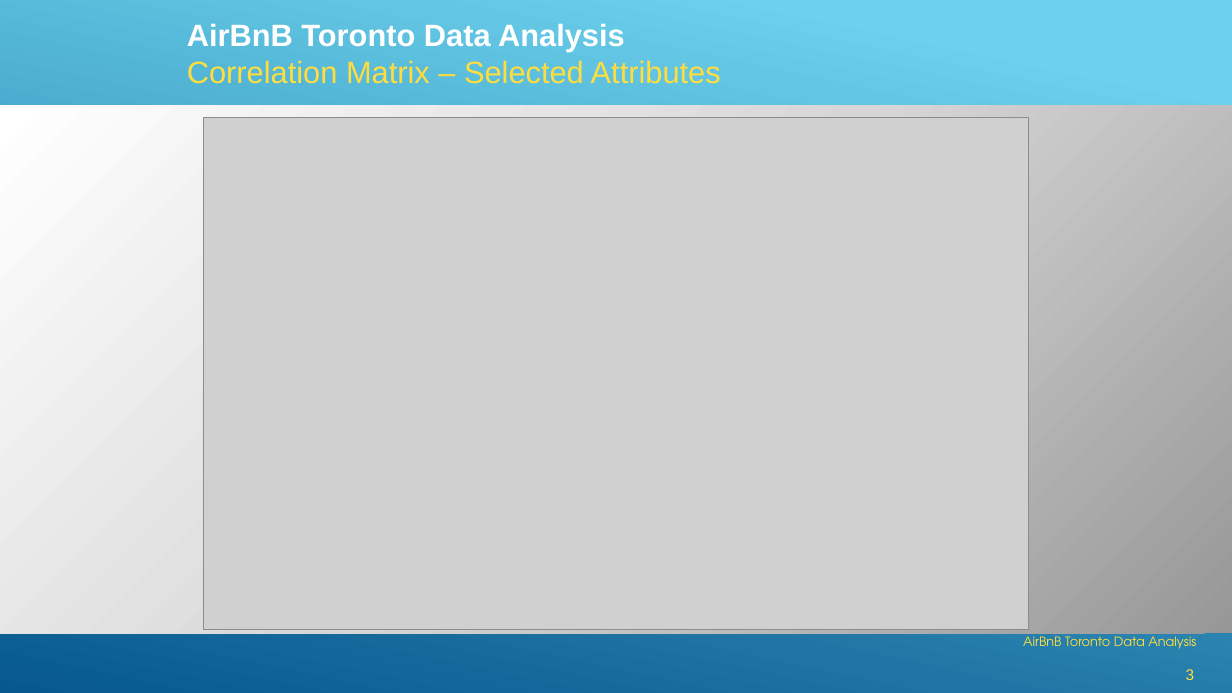
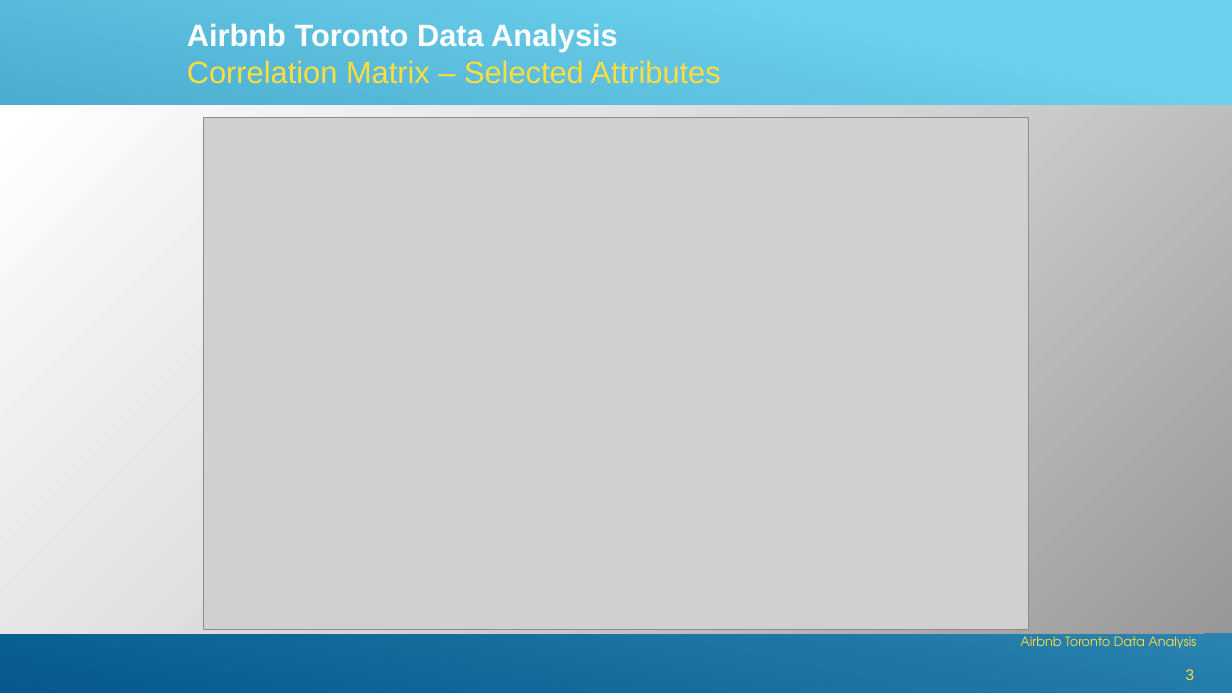
Before and after one commit to GSRichie/Final-Project-, a slide deck: slide 3 of AirBnB Toronto Data Analysis.pptx. Drawn at 1232x693 pixels with LibreOffice and Linux fonts; fonts in the diff are those of the drawing; grey boxes stand for pictures. Boxes give left, top, right and bottom in pixels: in the first picture for what was removed or moved away, otherwise in the second. Text is boxed around its words. In the diff, an @@ line names an element or a change of style, - is before the commit and + after.

```diff
--- a/AirBnB Toronto Data Analysis.pptx
+++ b/AirBnB Toronto Data Analysis.pptx
@@ text at box(187, 23, 721, 84): text changed @@
-AirBnB Toronto Data Analysis
-Correlation Matrix – Selected Attributes
+Airbnb Toronto Data Analysis
+Correlation Matrix – Selected Attributes
@@ text at box(1020, 633, 1196, 649): text changed @@
-AirBnB Toronto Data Analysis
+Airbnb Toronto Data Analysis
```
Also in this commit, not shown: 9 other slides changed, 3 slides added, 3 other files.
